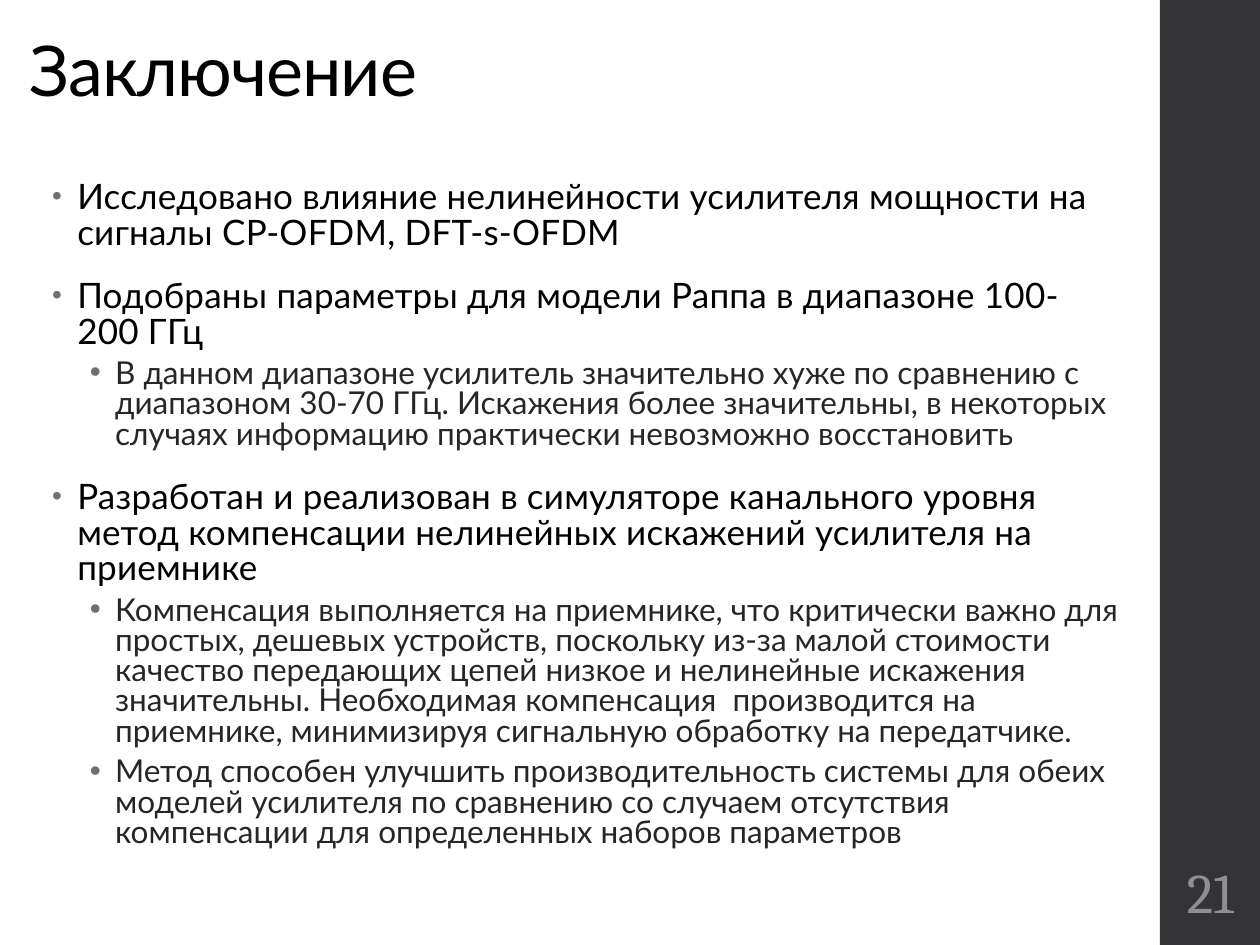
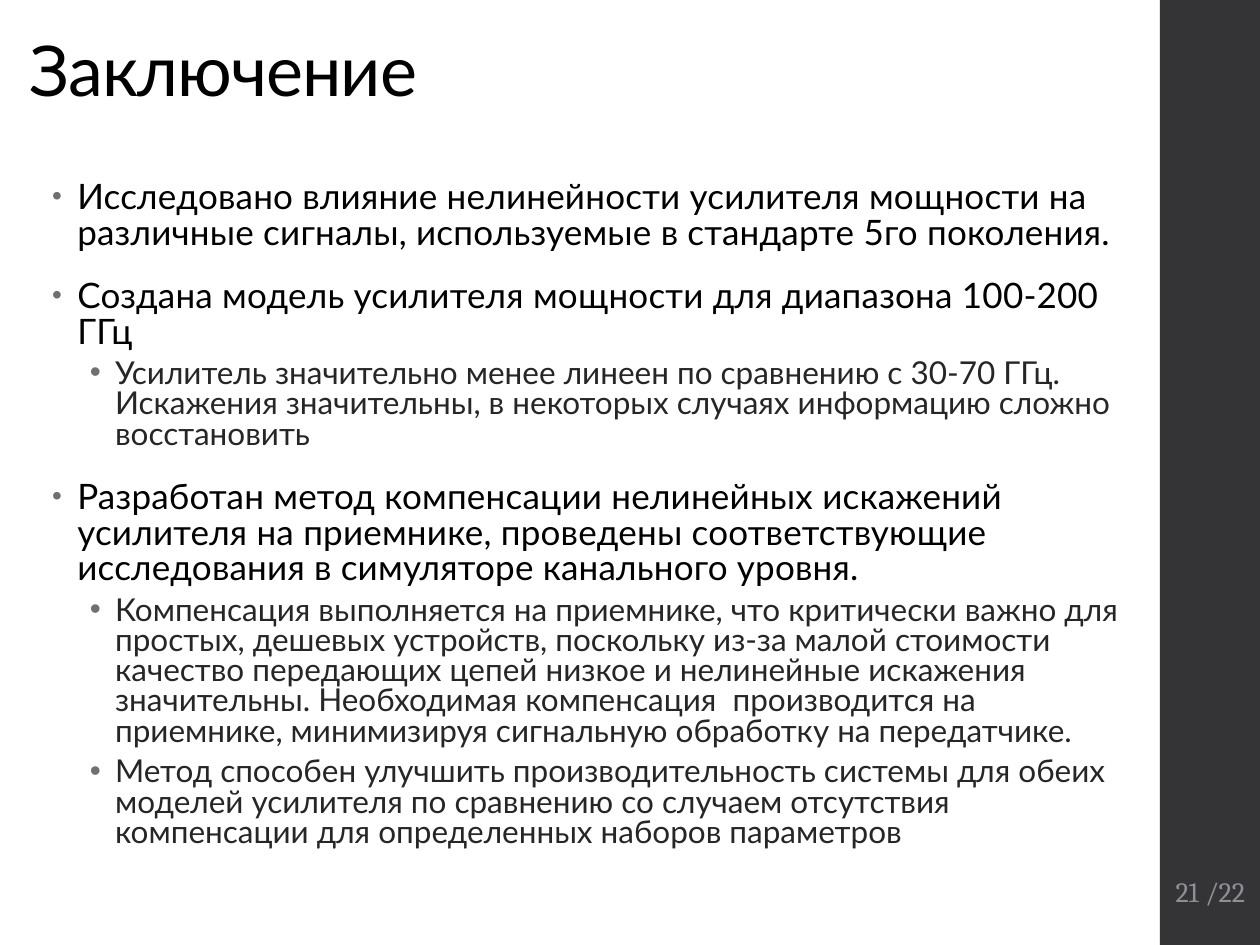
Before and after one commit to kannab98/graduation-paper, a slide deck: slide 21 of Presentation.pptx. Drawn at 1260x945 pixels with LibreOffice and Linux fonts; fonts in the diff are those of the drawing. Boxes give left, top, right and bottom in pixels: in the first picture for what was removed or moved away, otherwise in the second. Text is boxed around its words. In the diff, an @@ line names an element or a change of style, - is before the commit and + after.

Commit message:
update pptx

```diff
--- a/Presentation.pptx
+++ b/Presentation.pptx
@@ text at (77,184,1110,586): text changed @@
-• Исследовано влияние нелинейности усилителя мощности на сигналы CP-OFDM, DFT-s-OFDM
-• Подобраны параметры для модели Раппа в диапазоне 100-200 ГГц
-  • В данном диапазоне усилитель значительно хуже по сравнению с диапазоном 30-70 ГГц. Искажения более значительны, в некоторых случаях информацию практически невозможно восстановить
-• Разработан и реализован в симуляторе канального уровня метод компенсации нелинейных искажений усилителя на приемнике
+• Исследовано влияние нелинейности усилителя мощности на различные сигналы, используемые в стандарте 5го поколения.
+• Создана модель усилителя мощности для диапазона 100-200 ГГц
+  • Усилитель значительно менее линеен по сравнению с 30-70 ГГц. Искажения значительны, в некоторых случаях информацию сложно восстановить
+• Разработан метод компенсации нелинейных искажений усилителя на приемнике, проведены соответствующие исследования в симуляторе канального уровня.
@@ page number at (1176,883,1245,906): text changed; size 32 to 16 pt @@
-21
+21 /22
```
Also in this commit, not shown: 11 other slides changed, 1 slide added, 1 other file.
